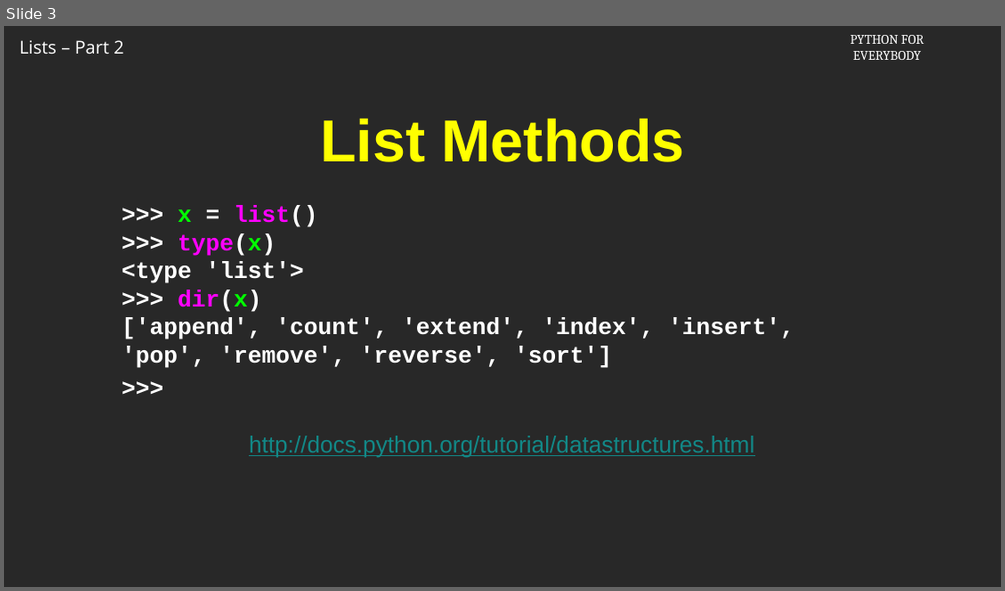
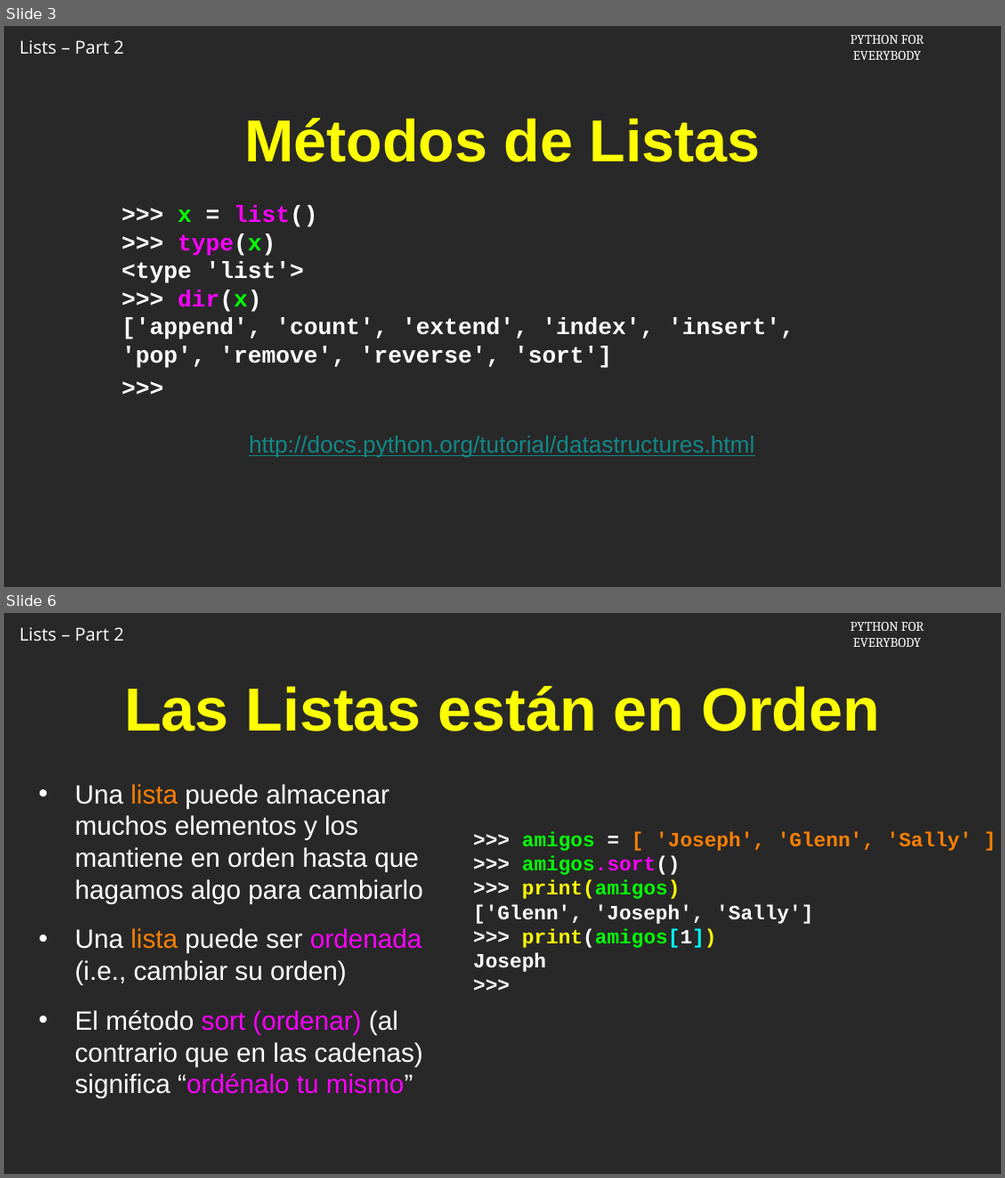
Before and after one commit to csev/py4e, a slide deck: ai/8.2.pptx. Shown one above the other, each under a label of ours: slide 3 before the commit, slides 3 and 6 after it; the slides between them are not shown. The pictures are 1005x591 and 1005x1178 pixels, drawn with LibreOffice and Linux fonts; fonts in the diff are those of the drawing; background and template pictures are left out. Boxes give left, top, right and bottom in pixels: in the first picture for what was removed or moved away, otherwise in the second. Text is boxed around its words. In the diff, an @@ line names an element or a change of style, - is before the commit and + after.

```diff
--- a/ai/8.2.pptx
+++ b/ai/8.2.pptx
@@ slide 6 added at [4,613,1001,1174], background picture (left out); not listed: 2 template elements that a slide beside it also shows @@
@@ title added at [124,686,880,731], 78 pt, text #FFFF00, bold @@
+Las Listas están en Orden
@@ text added at [75,784,423,1098], 34 pt, text #FFFFFF @@
+• Una lista puede almacenar muchos elementos y los mantiene en orden hasta que hagamos algo para cambiarlo
+• Una lista puede ser ordenada
+  (i.e., cambiar su orden)
+• El método sort (ordenar) (al contrario que en las cadenas) significa “ordénalo tu mismo”
@@ text added at [473,831,972,972], 26 pt, text #FFFFFF, bold @@
+>>> amigos = [ 'Joseph', 'Glenn', 'Sally' ]
+>>> amigos.sort()
+>>> print(amigos)
+['Glenn', 'Joseph', 'Sally']
+>>> print(amigos[1])
+Joseph
+>>>
@@ slide 3 changed as well @@
@@ title at [244,118,760,162]: text changed @@
-List Methods
+Métodos de Listas
```
Also in this commit, not shown: 4 other slides changed, 2 other slides added, 3 slides removed.
